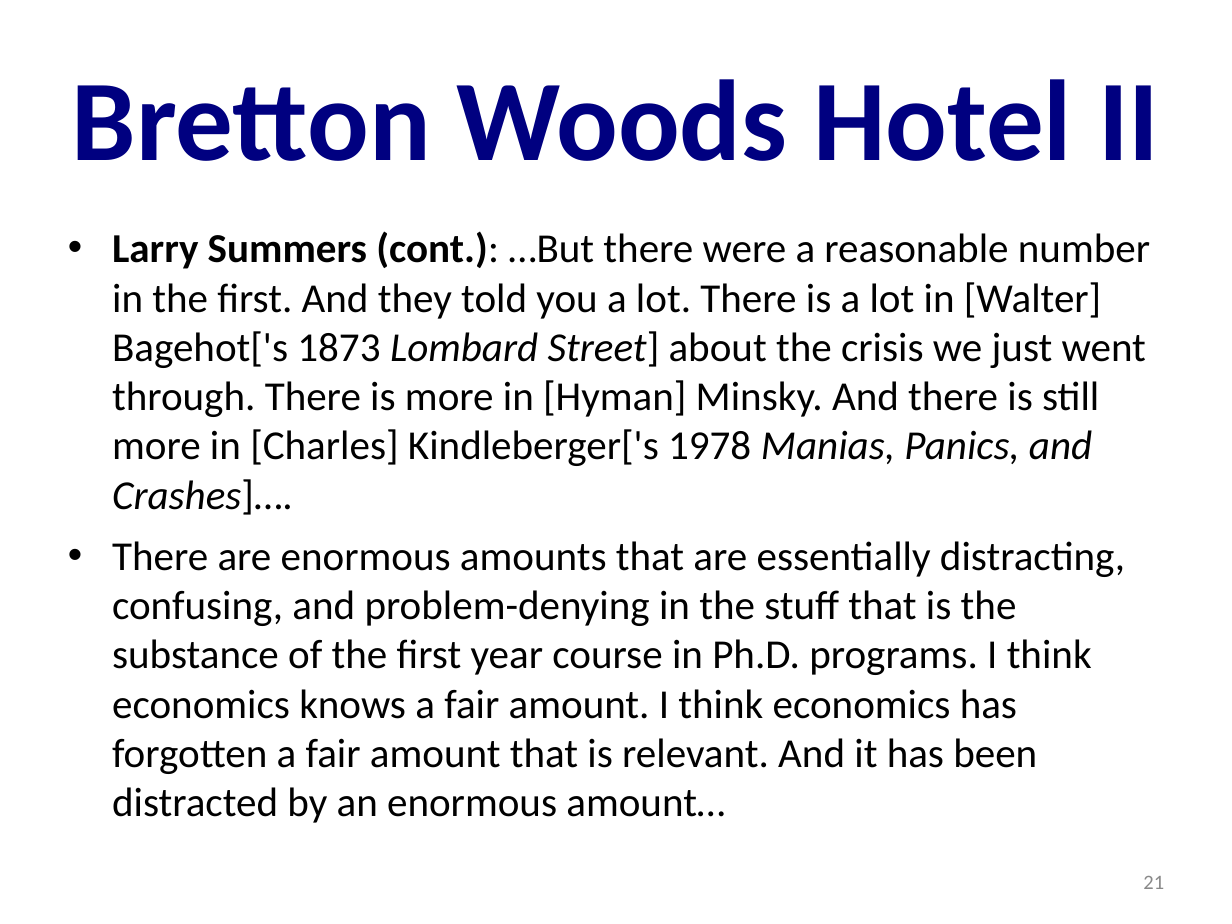
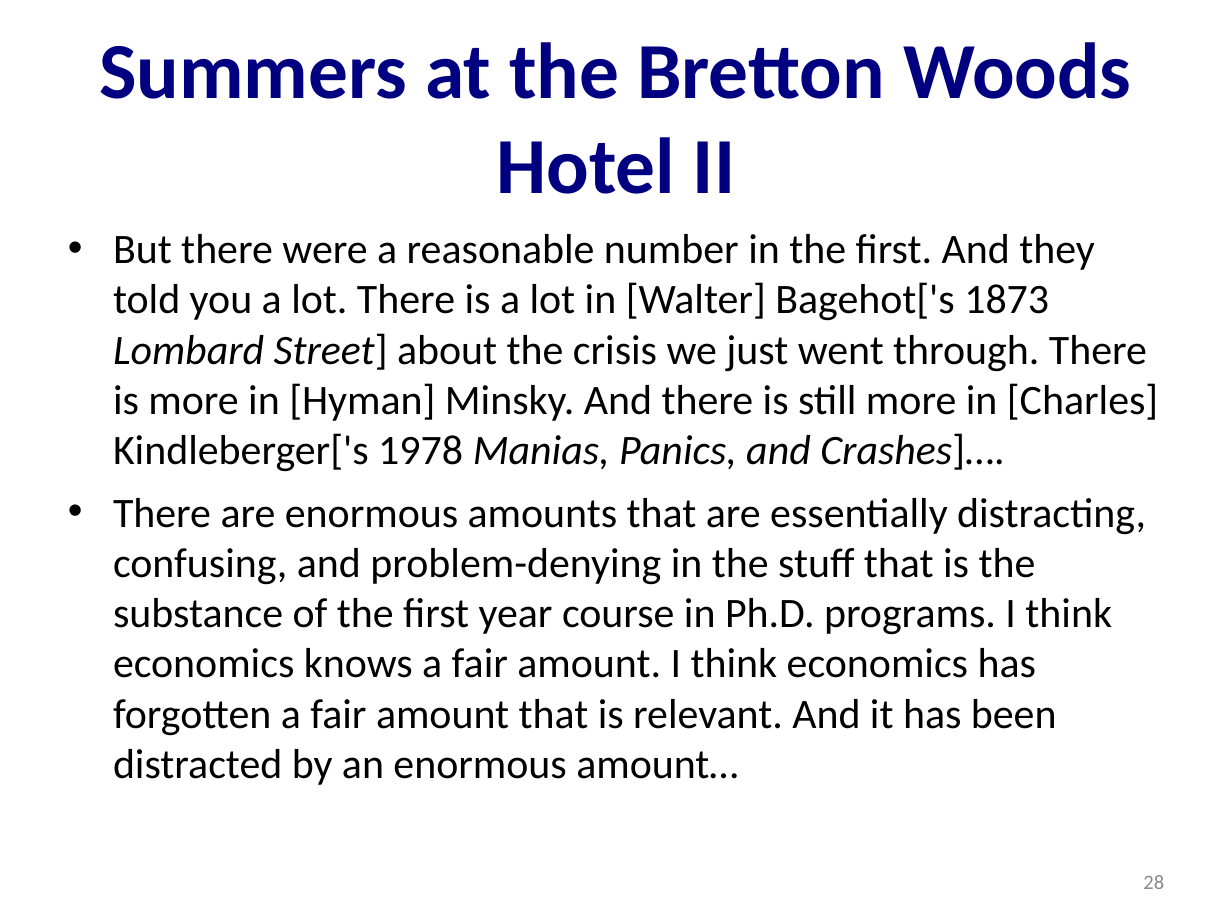
Before and after one commit to DavidLJ/public-files, a slide deck: slide 28 of econ-210a-lecture-1a.pptx (slide 21 before the commit). Drawn at 1232x924 pixels with LibreOffice and Linux fonts; fonts in the diff are those of the drawing. Boxes give left, top, right and bottom in pixels: in the first picture for what was removed or moved away, otherwise in the second. Text is boxed around its words. In the diff, an @@ line names an element or a change of style, - is before the commit and + after.

```diff
--- a/econ-210a-lecture-1a.pptx
+++ b/econ-210a-lecture-1a.pptx
@@ title at (x1=99, y1=42, x2=1131, y2=194): text changed; size 67.2 to 46.4 pt @@
-Bretton Woods Hotel II
+Summers at the Bretton Woods Hotel II
@@ text at (x1=113, y1=234, x2=1158, y2=472): text changed; size 24 to 24.5 pt @@
-• Larry Summers (cont.): …But there were a reasonable number in the first. And they told you a lot. There is a lot in [Walter] Bagehot['s 1873 Lombard Street] about the crisis we just went through. There is more in [Hyman] Minsky. And there is still more in [Charles] Kindleberger['s 1978 Manias, Panics, and Crashes]….
+• But there were a reasonable number in the first. And they told you a lot. There is a lot in [Walter] Bagehot['s 1873 Lombard Street] about the crisis we just went through. There is more in [Hyman] Minsky. And there is still more in [Charles] Kindleberger['s 1978 Manias, Panics, and Crashes]….
@@ text at (x1=113, y1=498, x2=1146, y2=785): size 24 to 24.5 pt in "There are enormous amounts that are essentially ..."; indent changed @@
@@ page number at (x1=1143, y1=875, x2=1164, y2=889): text changed @@
-21
+28
```
Also in this commit, not shown: 8 other slides changed, 9 slides added, 5 other files.
